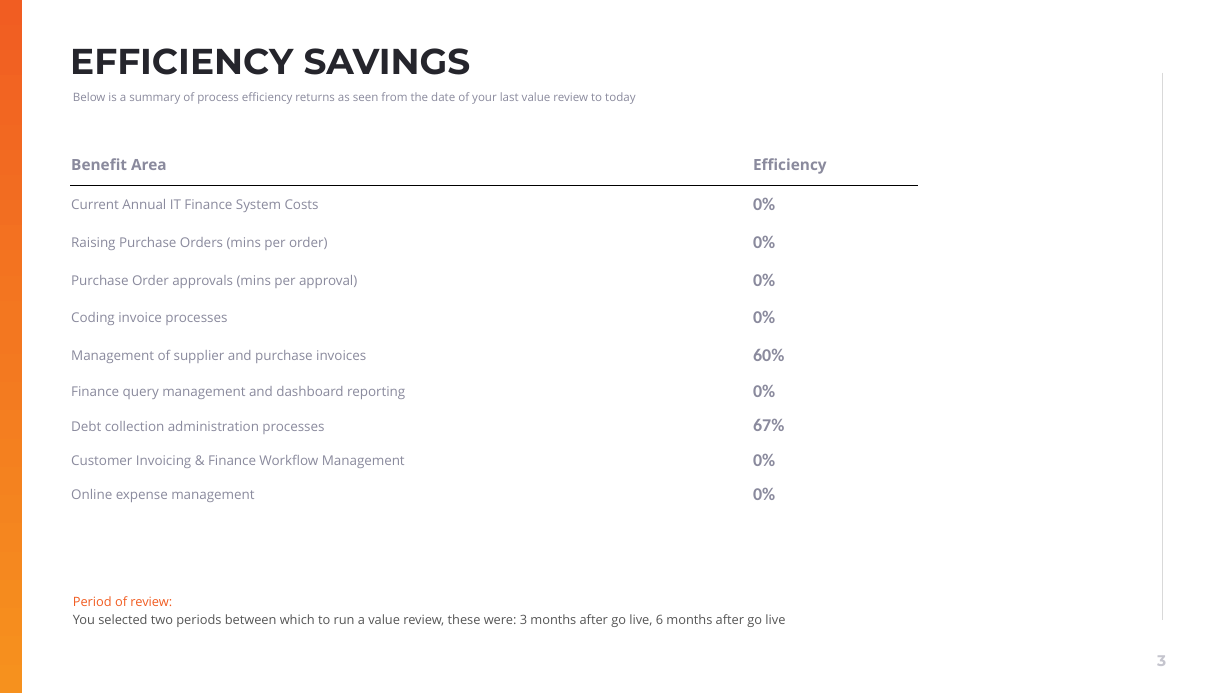
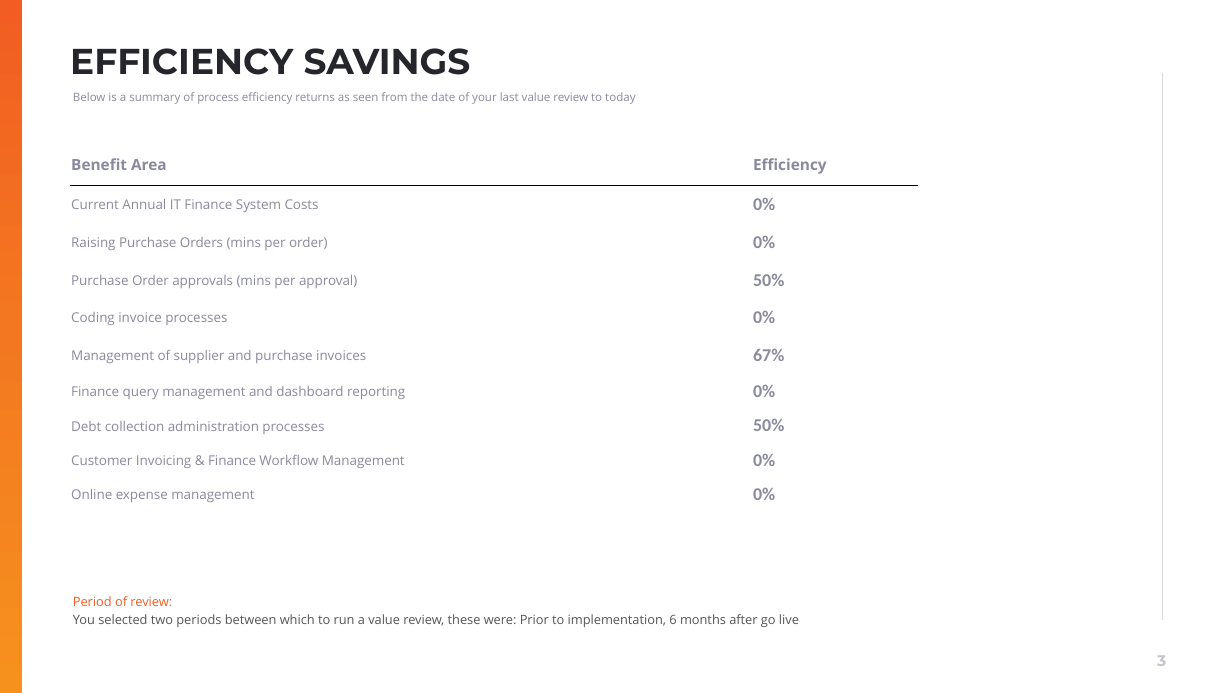
Before and after one commit to muratozdemirpiblo/ppt-api, a slide deck: slide 3 of questionare_output.pptx. Drawn at 1232x693 pixels with LibreOffice and Linux fonts; fonts in the diff are those of the drawing; background and template pictures are left out. Boxes give left, top, right and bottom in pixels: in the first picture for what was removed or moved away, otherwise in the second. Text is boxed around its words. In the diff, an @@ line names an element or a change of style, - is before the commit and + after.

```diff
--- a/questionare_output.pptx
+++ b/questionare_output.pptx
@@ table at [70,143,918,511] @@
-row 4, column 2: 0%
+row 4, column 2: 50%
-row 6, column 2: 60%
+row 6, column 2: 67%
-row 8, column 2: 67%
+row 8, column 2: 50%
@@ text at [73,596,799,627]: text changed @@
-Period of review:
-You selected two periods between which to run a value review, these were: 3 months after go live, 6 months after go live
+Period of review:
+You selected two periods between which to run a value review, these were: Prior to implementation, 6 months after go live
```
Also in this commit, not shown: 2 other slides changed, 3 other files.
